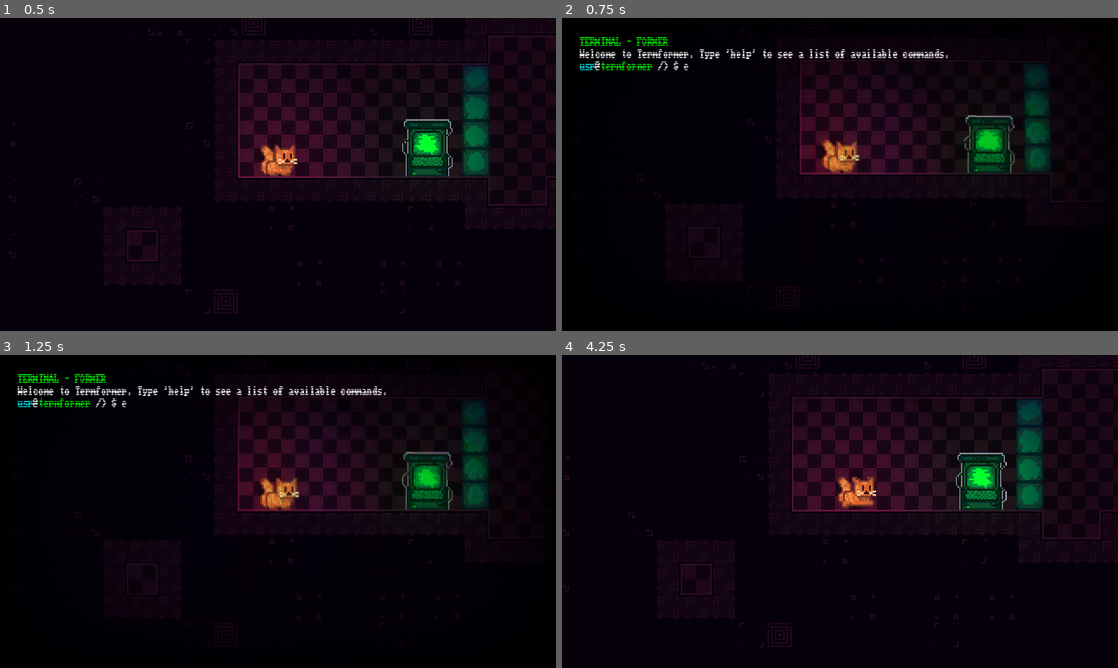
Above: before the commit, frames 1-4 (two rows, left to right).
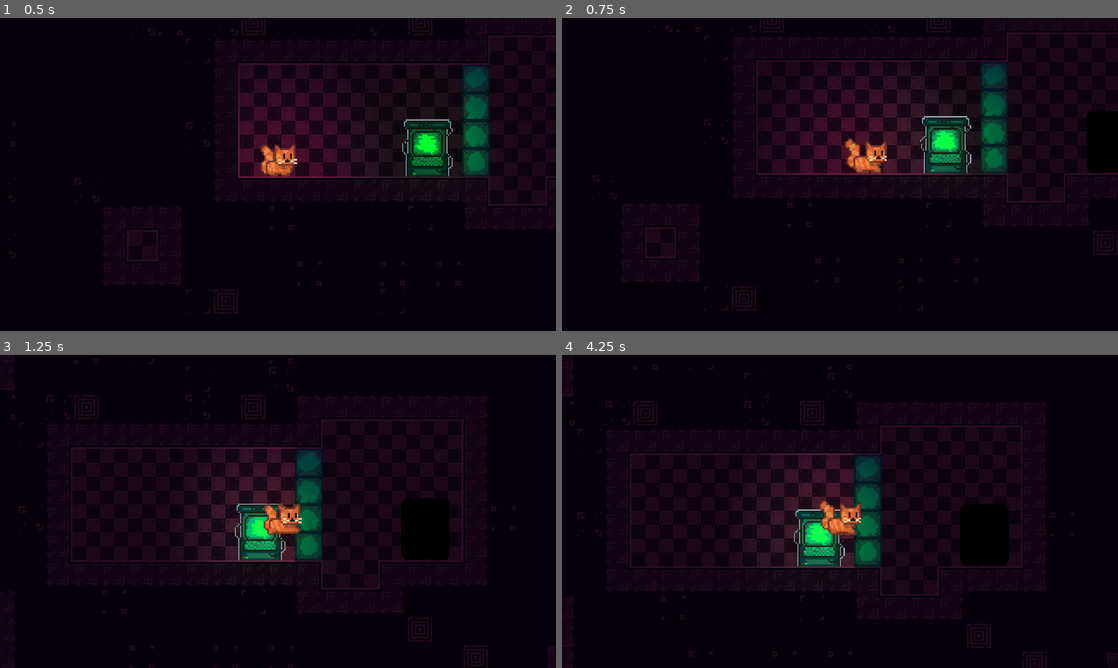
Above: after the commit, the same moments.

Repository: Renan-G-projec/Termformer
Game: Godot game, scene res://scenes/level1.tscn
Two runs of this game, one before a commit and one after it. Both use one fixed random seed, a clock stepped at 60 frames per second and the inputs below. The engine's default icon, where the game draws it, is replaced by a stand-in: a white triangle on a blue panel in a dark square.
Inputs (mouse positions are in pixels of both pictures, inside the frame that each line leads up to):
- Up to frame 1 (0.5 s): no input
- Up to frame 2 (0.75 s): tap Enter at 0.5 s; move the mouse to (962, 158) at 0.52 s; hold Right (go_right) from 0.53 s (still down); tap E (interact) at 0.6 s; click (962, 158) at 0.67 s
- Up to frame 3 (1.25 s): keep holding Right (go_right); tap Space (jump) at 0.77 s
- Up to frame 4 (4.25 s): move the mouse to (728, 527) at 1.27 s; tap Alt at 1.35, 3.6 s; tap Space (jump) at 1.52, 3.02, 3.77 s; move the mouse to (895, 442) at 2.02 s; release Right (go_right) at 2.03 s; hold Left (go_left) 2.03-2.78 s; tap Shift at 2.1 s; move the mouse to (812, 574) at 2.77 s; hold Right (go_right) from 2.78 s (still down); tap E (interact) at 2.85 s; click (812, 574) at 2.92 s; move the mouse to (1006, 558) at 3.52 s; tap Escape (ui_cancel) at 4.15 s

Frame 1 is identical in both runs. In frame 2, 15% of the frame differs, in the area x 3-100%, y 0-94%; in frame 3, 18%; in frame 4, 23%, in the area x 0-100%, y 0-100%.

Commit message:
fix: Wrong collision layer for ToggleTiles. AMDG

Diff:
--- a/scenes/toggle_tiles.tscn
+++ b/scenes/toggle_tiles.tscn
@@ -35,7 +35,7 @@
 
 [sub_resource type="TileSet" id="TileSet_52l0j"]
 occlusion_layer_0/light_mask = 1
-physics_layer_0/collision_layer = 1
+physics_layer_0/collision_layer = 2
 physics_layer_0/collision_mask = 0
 sources/0 = SubResource("TileSetAtlasSource_pfdip")
 
--- a/scripts/terminal.gd
+++ b/scripts/terminal.gd
@@ -18,10 +18,11 @@
 	_focused = false
 	%FocusEffect.visible = _focused
 	TerminalManager.disconnect_serial_nodes()
+	TerminalManager.request_close_ui.emit()
 
 func _process(delta: float) -> void:
 	if !_focused: return
 	if Input.is_action_just_pressed("interact"):
 		TerminalManager.request_open_ui.emit()
-	elif Input.is_action_just_pressed("ui_cancel"):
+	if Input.is_action_pressed("ui_cancel"):
 		TerminalManager.request_close_ui.emit()
--- a/scripts/terminal_manager.gd
+++ b/scripts/terminal_manager.gd
@@ -55,6 +55,9 @@
 		"help":
 			_print_help()
 			return
+		"exit":
+			request_close_ui.emit()
+			return
 		_:
 			request_print_line.emit("[color=red]Error:[/color] Command not found. type [color=cyan]help[/color] to see a list of available commands.")
 
--- a/scripts/terminal_ui.gd
+++ b/scripts/terminal_ui.gd
@@ -23,6 +23,11 @@
 func clear() -> void:
 	label.text = ""
 	label.clear()
+
+func _process(_delta: float) -> void:
+	if !visible: return
+	if Input.is_action_just_pressed("ui_cancel"):
+		TerminalManager.request_close_ui.emit()
 
 func _on_input_line_text_submitted(new_text: String) -> void:
 	input.clear()
--- a/scripts/toggle_tiles.gd
+++ b/scripts/toggle_tiles.gd
@@ -12,9 +12,11 @@
 func _activate() -> void:
 	_active = true
 	modulate.a = 1.0
+	tile_set.set_occlusion_layer_light_mask(0, 1)
 	tile_set.set_physics_layer_collision_layer(0, 1)
 
 func _deactivate() -> void:
 	_active = false
 	modulate.a = color_when_disabled
 	tile_set.set_physics_layer_collision_layer(0, 0)
+	tile_set.set_occlusion_layer_light_mask(0, 0)
